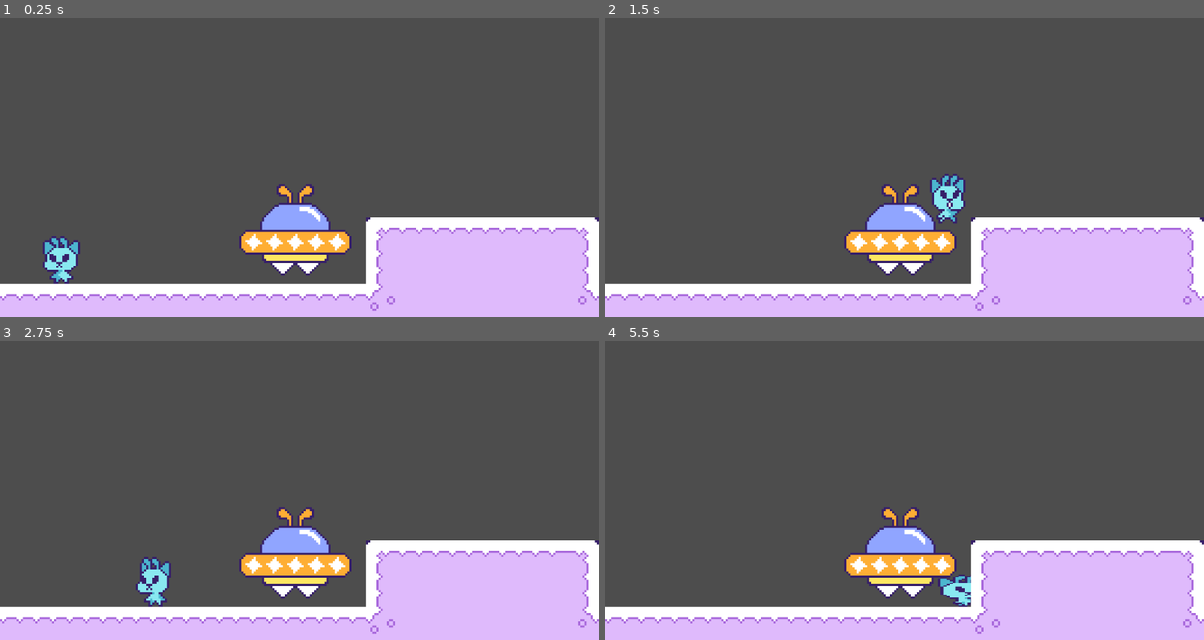
Above: before the commit, frames 1-4 (two rows, left to right).
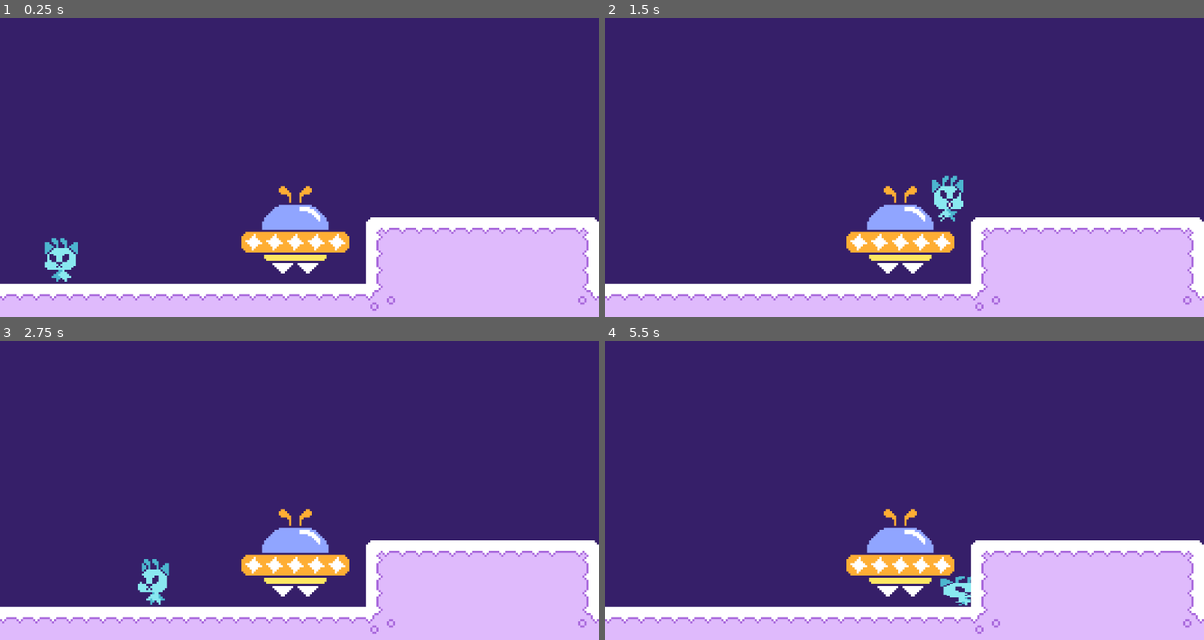
Above: after the commit, the same moments.

Repository: Zazorah/secret-santa-2025
Game: Godot game, scene res://World/Placeholder/TestRoom.tscn
Two runs of this game, one before a commit and one after it. Both use one fixed random seed, a clock stepped at 60 frames per second and the inputs below.
Inputs:
- Up to frame 1 (0.25 s): no input
- Up to frame 2 (1.5 s): hold D (move_right) from 0.53 s (still down); tap W (jump) at 0.77 s
- Up to frame 3 (2.75 s): tap W (jump) at 1.52 s; release D (move_right) at 2.03 s; hold A (move_left) from 2.03 s (still down)
- Up to frame 4 (5.5 s): release A (move_left) at 2.78 s; hold D (move_right) 2.78-4.28 s; tap W (jump) at 3.02, 3.77, 4.52 s; hold A (move_left) 4.28-5.03 s; hold D (move_right) from 5.03 s (still down)

The runs differ from the first frame. In frame 1, 76% of the frame differs, in the area x 0-100%, y 0-89%; in frame 2, 76%; in frame 3, 76%; in frame 4, 77%.

Commit message:
Fakey Background
Will have something more dynamic down the line.

Diff:
--- a/project.godot
+++ b/project.godot
@@ -49,3 +49,4 @@
 [rendering]
 
 textures/canvas_textures/default_texture_filter=0
+environment/defaults/default_clear_color=Color(0.21176471, 0.12156863, 0.4117647, 1)
